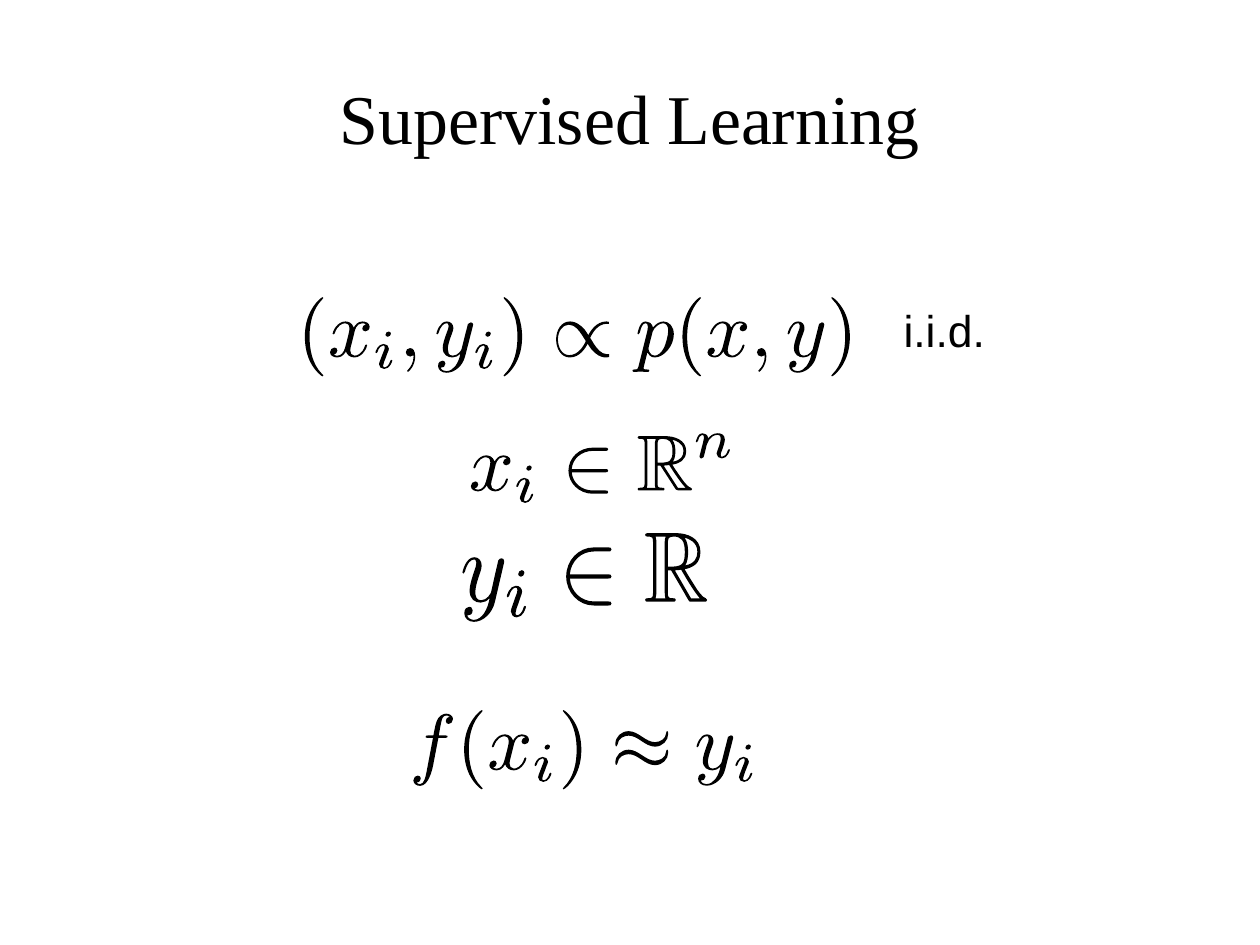
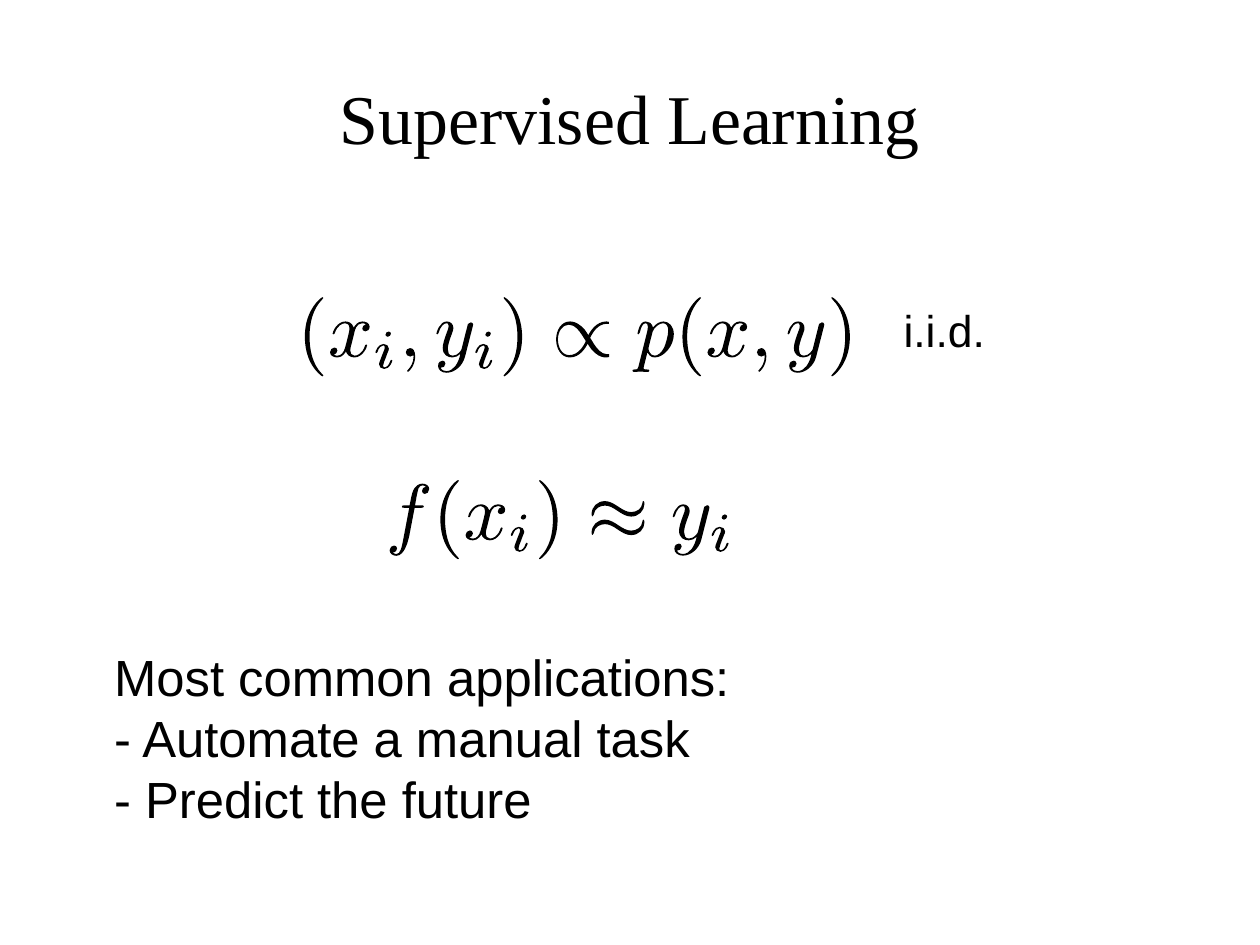
Before and after one commit to amueller/quick-ml-intro, a slide deck: slide 4 of intro-to-machine-learning.odp. Drawn at 1260x945 pixels with LibreOffice and Linux fonts; fonts in the diff are those of the drawing. Boxes give left, top, right and bottom in pixels: in the first picture for what was removed or moved away, otherwise in the second. Text is boxed around its words. In the diff, an @@ line names an element or a change of style, - is before the commit and + after.

```diff
--- a/intro-to-machine-learning.odp
+++ b/intro-to-machine-learning.odp
@@ freeform shape: place and size @@
-freeform shape at <box>469,434,733,503</box>
+freeform shape at <box>385,480,732,559</box>
@@ freeform shape: place and size @@
-freeform shape at <box>471,455,511,491</box>
+freeform shape at <box>390,484,430,556</box>
@@ freeform shape: place and size @@
-freeform shape at <box>517,465,534,503</box>
+freeform shape at <box>440,480,458,559</box>
@@ freeform shape: place and size @@
-freeform shape at <box>568,448,608,494</box>
+freeform shape at <box>465,504,505,540</box>
@@ freeform shape: place and size @@
-freeform shape at <box>696,433,731,458</box>
+freeform shape at <box>540,480,558,559</box>
@@ freeform shape: place and size @@
-freeform shape at <box>566,548,612,606</box>
+freeform shape at <box>592,501,645,535</box>
@@ freeform shape: place and size @@
-freeform shape at <box>645,533,707,601</box>
+freeform shape at <box>673,504,710,556</box>
@@ freeform shape removed at <box>460,533,709,621</box> @@
@@ freeform shape: place and size @@
-freeform shape at <box>638,437,693,492</box>
+freeform shape at <box>511,515,528,552</box>
@@ freeform shape: place and size @@
-freeform shape at <box>463,558,505,623</box>
+freeform shape at <box>712,515,729,552</box>
@@ freeform shape removed at <box>507,571,526,617</box> @@
@@ text added at <box>114,659,729,819</box>, 32 pt, text #000000 @@
+Most common applications:
+- Automate a manual task
+- Predict the future
@@ group removed at <box>409,710,756,789</box>: 9 freeform shapes @@
```
Also in this commit, not shown: 1 other slide changed, 8 other files.
